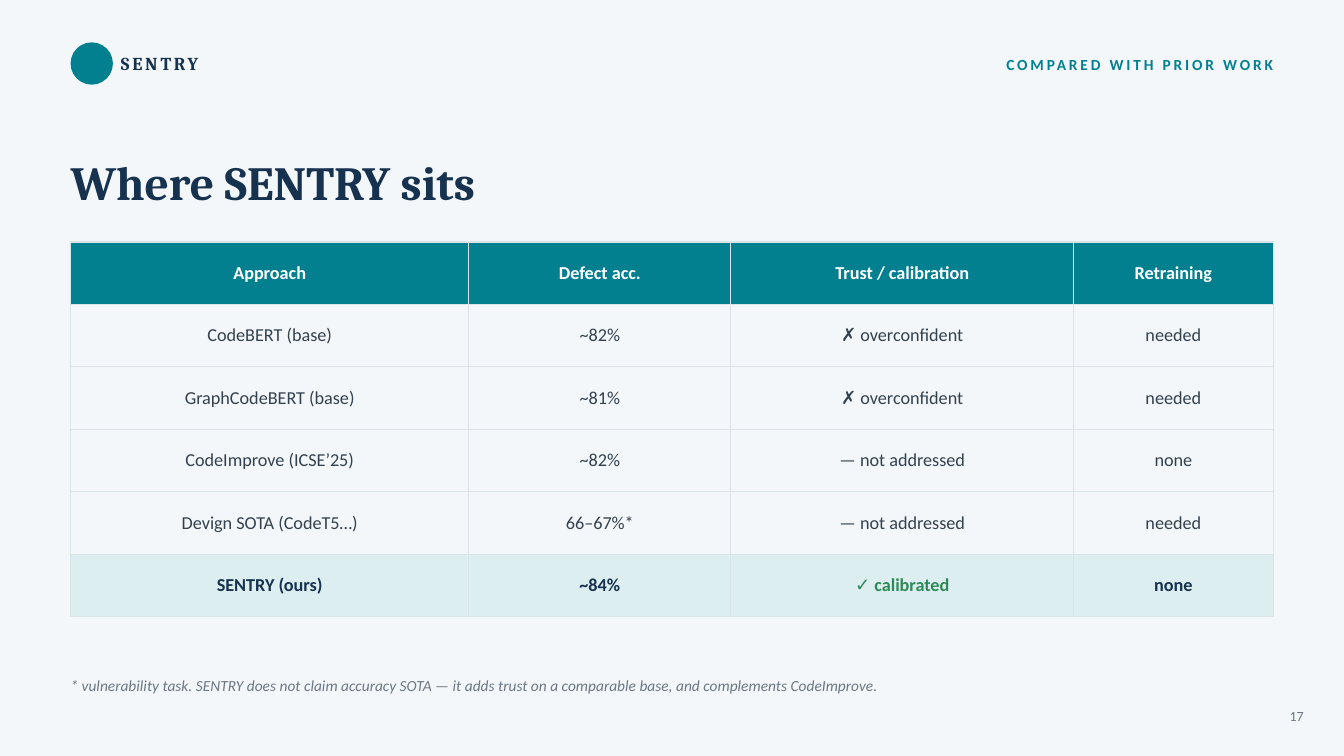
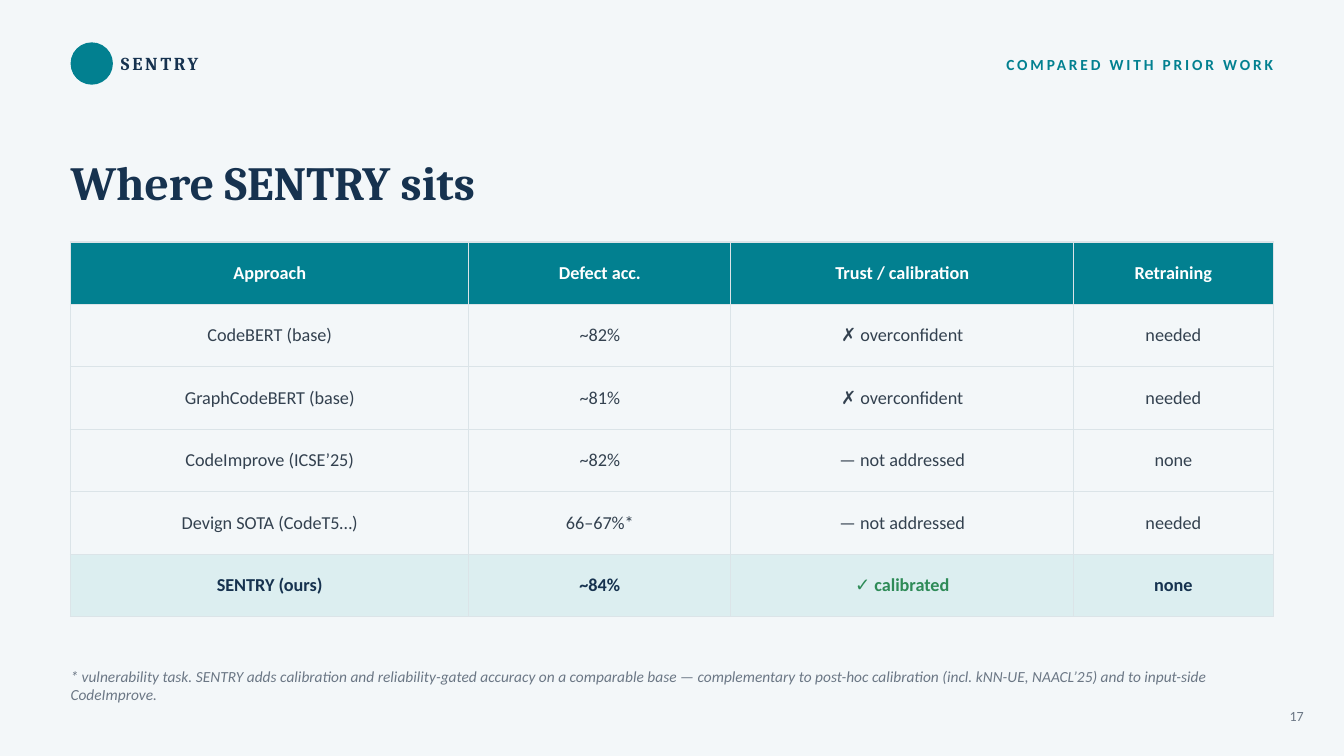
Before and after one commit to jsureka/SENTRY, a slide deck: slide 17 of presentation/SENTRY_results_discussion.pptx. Drawn at 1344x756 pixels with LibreOffice and Linux fonts; fonts in the diff are those of the drawing; background and template pictures are left out. Boxes give left, top, right and bottom in pixels: in the first picture for what was removed or moved away, otherwise in the second. Text is boxed around its words. In the diff, an @@ line names an element or a change of style, - is before the commit and + after.

Commit message:
Reframe SENTRY as a training-free reliability framework; clean repo for submission
Reliability-framework framing (calibration on every task; accuracy+calibration
together on separable tasks; selective abstention; never-harm fallback), with the
separability characterisation as the scope of when retrieval engages.

- analysis/: study + comparison scripts over frozen embeddings (7 datasets x 4
  encoders) incl. BigCloneBench clone-detection control.
- kNN-Prediction/: grid drivers (run_grid, methods_grid, embed_clone); fix
  knn_predictor neighbour-count bug for small datastores.
- Docs: README, RELATED_WORK, VERIFIED_RESULTS, REPRODUCE, FINAL_VERDICT and the
  Results & Analysis chapter updated to corrected, verified numbers.
- Remove unused spt_simulator/spt_data, dead aggregate.py, superseded plan doc;
  gitignore regenerable embedding caches.

```diff
--- a/presentation/SENTRY_results_discussion.pptx
+++ b/presentation/SENTRY_results_discussion.pptx
@@ text at [71,671,1206,703]: text changed @@
-* vulnerability task. SENTRY does not claim accuracy SOTA — it adds trust on a comparable base, and complements CodeImprove.
+* vulnerability task. SENTRY adds calibration and reliability-gated accuracy on a comparable base — complementary to post-hoc calibration (incl. kNN-UE, NAACL’25) and to input-side CodeImprove.
```
Also in this commit, not shown: 2 other slides changed, 59 other files.
